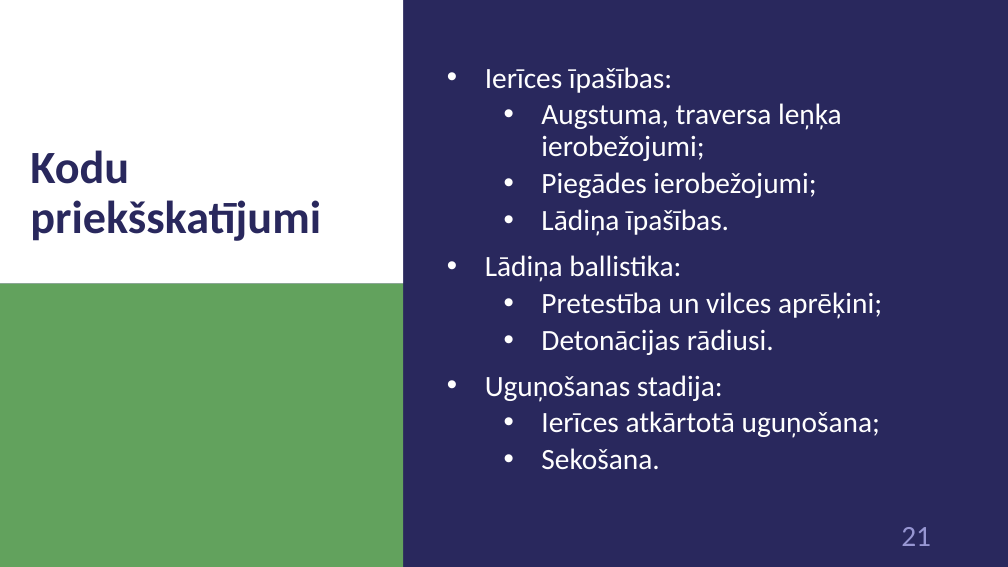
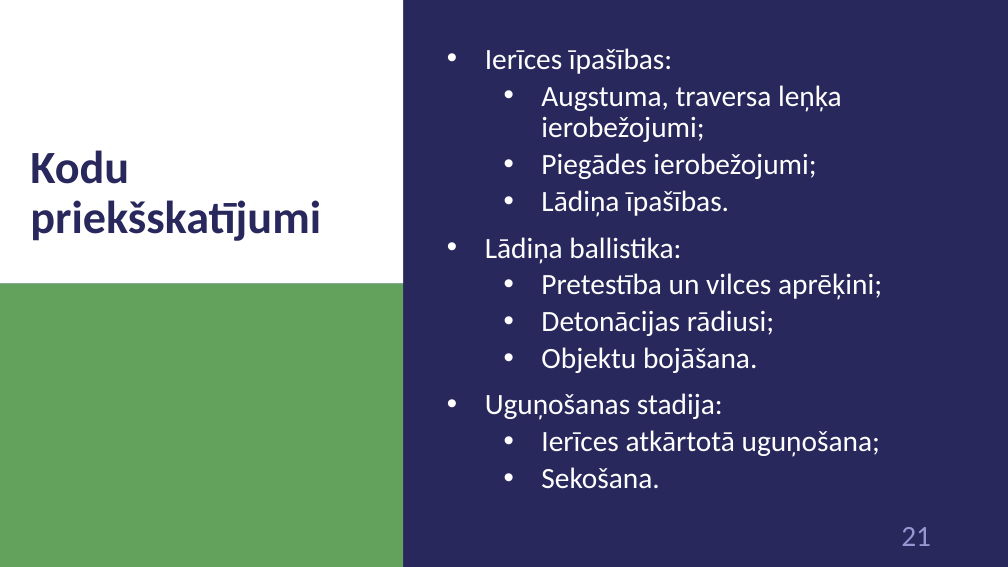
Before and after one commit to 1ivyatan/drumstalotajs, a slide deck: slide 21 of Documentation/Prezentācija.pptx. Drawn at 1008x567 pixels with LibreOffice and Linux fonts; fonts in the diff are those of the drawing. Boxes give left, top, right and bottom in pixels: in the first picture for what was removed or moved away, otherwise in the second. Text is boxed around its words. In the diff, an @@ line names an element or a change of style, - is before the commit and + after.

```diff
--- a/Documentation/Prezentācija.pptx
+++ b/Documentation/Prezentācija.pptx
@@ text at bbox=[541, 310, 774, 373]: text changed @@
-  • Detonācijas rādiusi.
+  • Detonācijas rādiusi;
+  • Objektu bojāšana.
```
Also in this commit, not shown: 4 other slides changed, 2 slides added.
